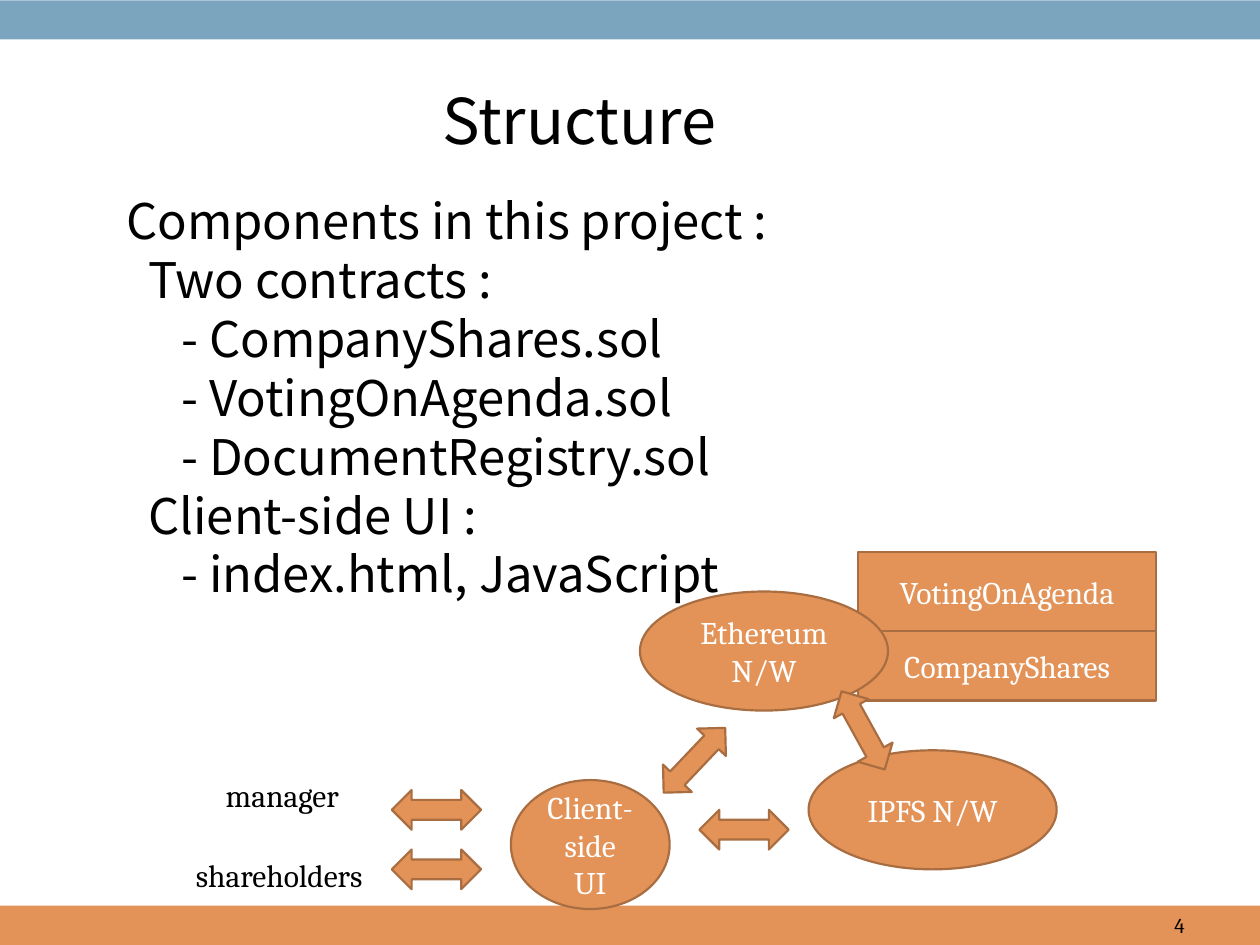
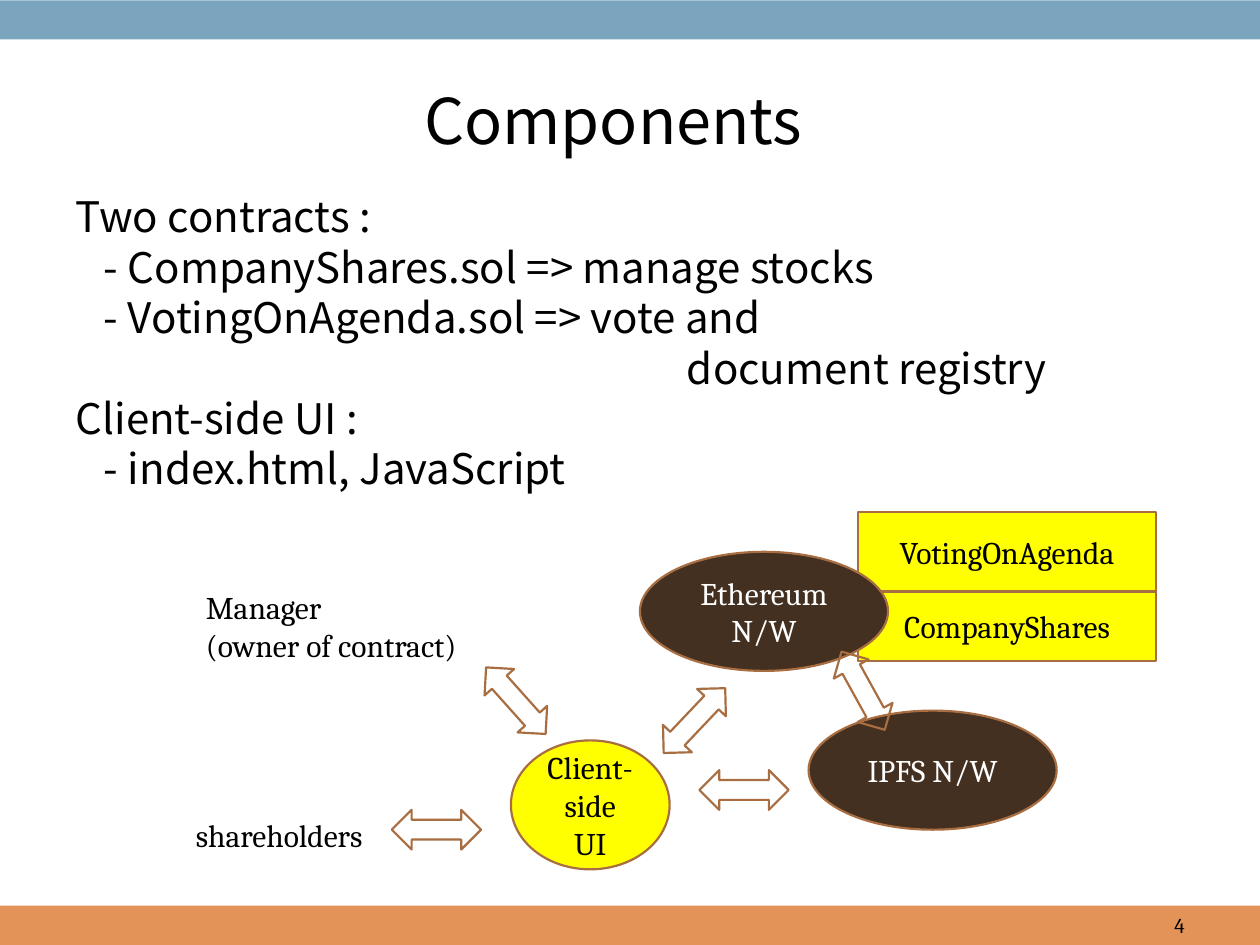
Before and after one commit to hdbaek/NotUsed, a slide deck: slide 4 of AgendaHandling.pptx. Drawn at 1260x945 pixels with LibreOffice and Linux fonts; fonts in the diff are those of the drawing; background and template pictures are left out. Boxes give left, top, right and bottom in pixels: in the first picture for what was removed or moved away, otherwise in the second. Text is boxed around its words. In the diff, an @@ line names an element or a change of style, - is before the commit and + after.

Commit message:
Add files via upload
for project review and consideration of testing procedures

```diff
--- a/AgendaHandling.pptx
+++ b/AgendaHandling.pptx
@@ text at [424, 97, 802, 159]: text changed @@
-Structure
+Components
@@ text "Two contracts :": place and size @@
-text "Two contracts :" at [126, 200, 743, 605]
+text "Two contracts :" at [76, 201, 1046, 494]
@@ text at [76, 201, 566, 494]: size 28 to 24 pt in "Two contracts :", "Client-side UI :", "- index.html, JavaScript" @@
@@ text at [126, 200, 743, 251]: paragraph removed @@
-Components in this project :
@@ text at [128, 249, 1046, 394]: text changed; size 28 to 24 pt @@
-- CompanyShares.sol
-- VotingOnAgenda.sol
-- DocumentRegistry.sol
+- CompanyShares.sol => manage stocks
+- VotingOnAgenda.sol => vote and
+document registry
@@ ellipse "Ethereum N/W" at [640, 552, 888, 670]: fill #E49458 to #433021 @@
@@ text at [206, 598, 456, 662]: text changed @@
-manager
+Manager
+(owner of contract)
@@ text colour #FFFFFF to #000000; fill #E49458 to #FFFF00 in 3 elements at [512, 741, 670, 869], [858, 512, 1155, 591], [858, 591, 1155, 660] @@
@@ left right arrow at [472, 654, 560, 746]: fill #E49458 to none; rotation 0 to 48 degrees @@
@@ 4 left right arrows, 3 ellipses, 2 rectangles, 1 text: place and size @@
-4 left right arrows, 3 ellipses, 2 rectangles, 1 text at [196, 552, 1155, 908]
+4 left right arrows, 3 ellipses, 2 rectangles, 1 text at [196, 512, 1155, 869]
@@ fill #E49458 to none in 4 elements at [392, 810, 481, 849], [699, 770, 789, 809], [825, 641, 902, 738], [650, 674, 740, 766] @@
@@ ellipse "IPFS N/W" at [809, 711, 1057, 829]: fill #E49458 to #433021 @@
```
Also in this commit, not shown: 5 other slides changed, 2 slides added, 1 slide removed.
